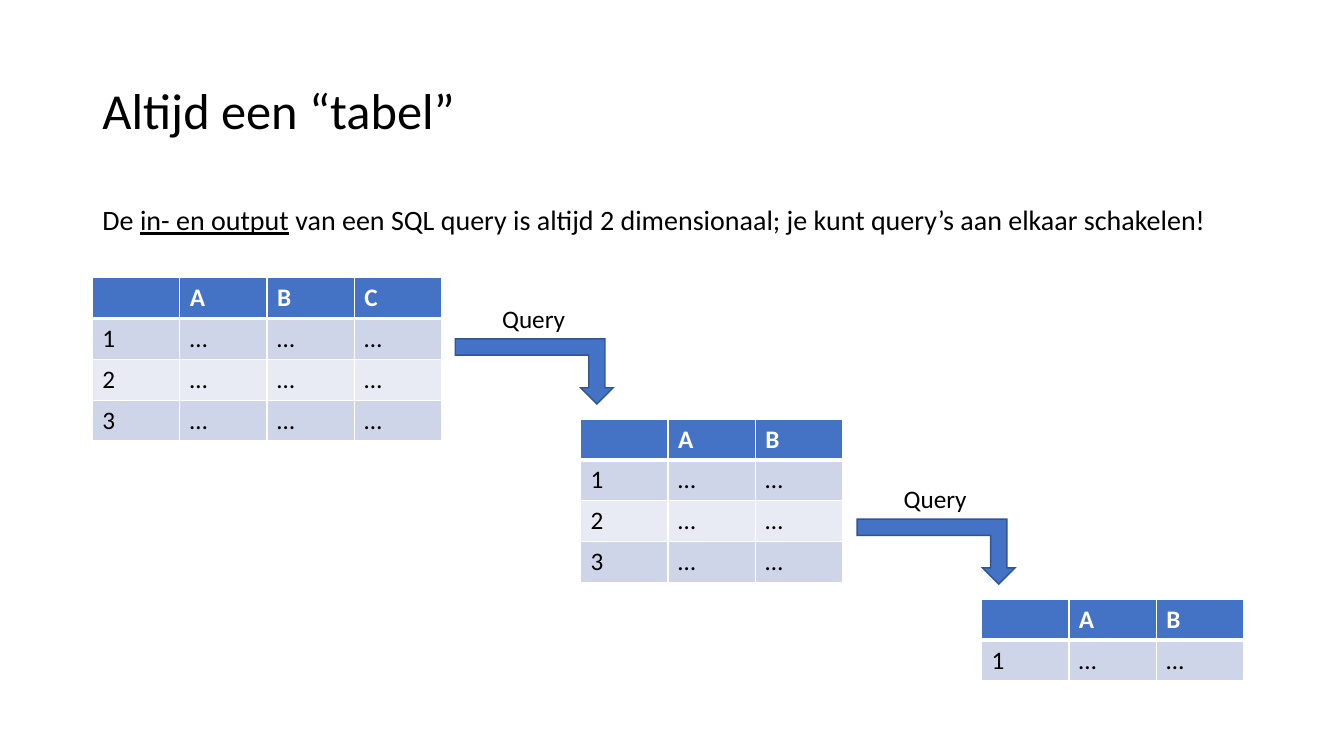
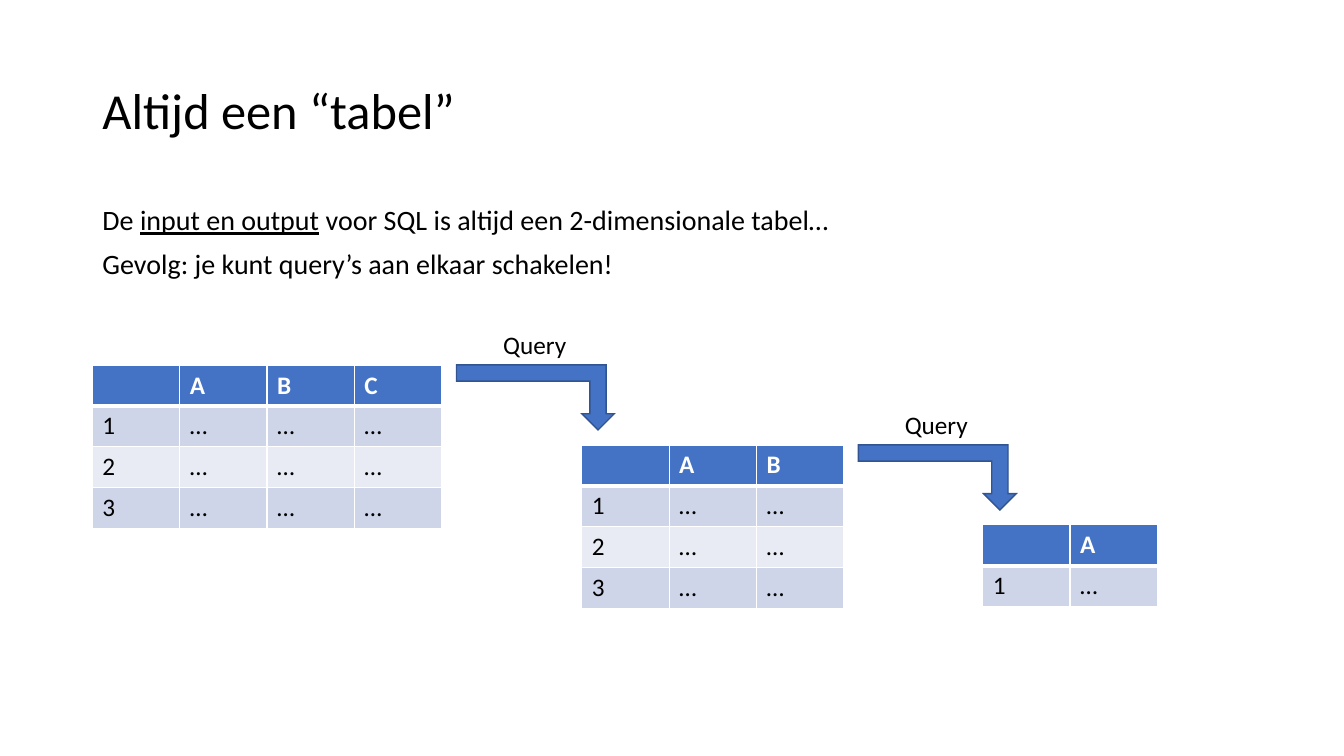
Before and after one commit to LFKoning/knowledge-sharing, a slide deck: slide 5 of sql/sql_introductie.pptx (slide 8 before the commit). Drawn at 1344x756 pixels with LibreOffice and Linux fonts; fonts in the diff are those of the drawing. Boxes give left, top, right and bottom in pixels: in the first picture for what was removed or moved away, otherwise in the second. Text is boxed around its words. In the diff, an @@ line names an element or a change of style, - is before the commit and + after.

```diff
--- a/sql/sql_introductie.pptx
+++ b/sql/sql_introductie.pptx
@@ text at box(102, 210, 828, 279): text changed @@
-De in- en output van een SQL query is altijd 2 dimensionaal; je kunt query’s aan elkaar schakelen!
+De input en output voor SQL is altijd een 2-dimensionale tabel…
+Gevolg: je kunt query’s aan elkaar schakelen!
@@ table: place and size @@
-table at box(93, 277, 444, 441)
+table at box(93, 365, 444, 528)
@@ 1 table, 1 text, 1 bent up arrow: place and size @@
-1 table, 1 text, 1 bent up arrow at box(456, 311, 844, 583)
+1 table, 1 text, 1 bent up arrow at box(457, 337, 845, 608)
@@ text "Query": place and size @@
-text "Query" at box(904, 491, 967, 512)
+text "Query" at box(905, 417, 968, 438)
@@ bent up arrow: place and size @@
-bent up arrow at box(857, 519, 1015, 585)
+bent up arrow at box(859, 445, 1017, 510)
@@ table at box(983, 525, 1158, 607) @@
-column 3: B | …
@@ table: place and size @@
-table at box(982, 599, 1245, 681)
+table at box(983, 525, 1158, 607)
```
Also in this commit, not shown: 48 other slides changed, 8 slides added, 2 slides removed.
